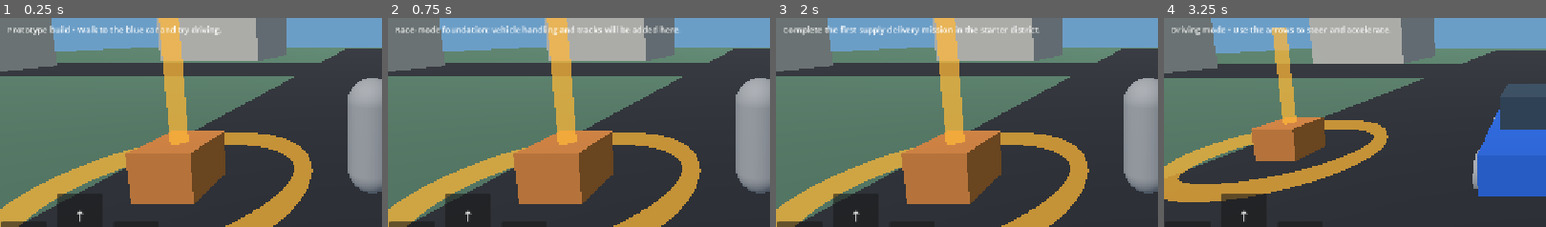
Above: before the commit, frames 1-4 (left to right).
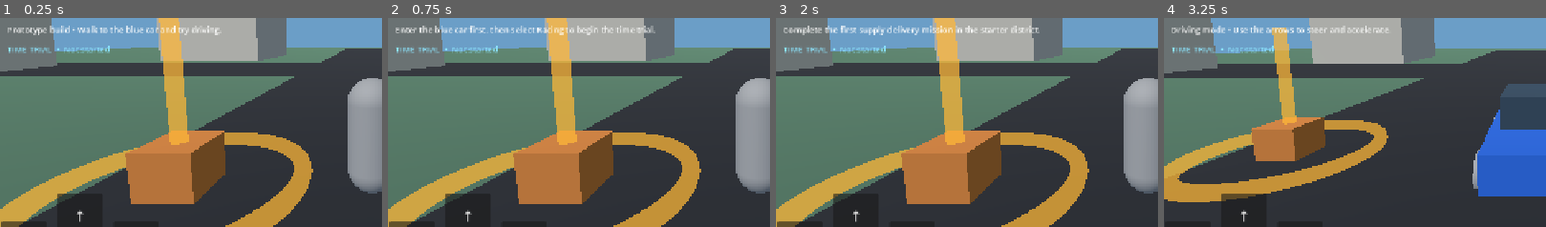
Above: after the commit, the same moments.

Repository: newgenerationnetwork617-ops/one-man-squad
Game: Godot game, scene res://scenes/main.tscn
The game is run twice, just before and just after one commit, with the same random seed, the same clock (stepped at 60 frames per second) and the same inputs.
Inputs:
- Up to frame 1 (0.25 s): no input
- Up to frame 2 (0.75 s): click "Racing" at 0.5 s
- Up to frame 3 (2 s): click "Adventure" at 1.25 s
- Up to frame 4 (3.25 s): click "Adventure" at 2 s; click "ENTER CAR" at 2.75 s
The pictures show only the part of the screen within x 1-51%, y 37-87%; the shares and areas given below are measured in that part.

The runs differ from the first frame. In frame 1, 0.4% of the frame differs, in the area x 2-29%, y 13-17%; in frame 2, 1.6%, in the area x 2-77%, y 3-17%; in frame 3, 0.4%; in frame 4, 0.4%.

Commit message:
Add checkpoint-based driving time trial

Diff:
--- a/scripts/main.gd
+++ b/scripts/main.gd
@@ -13,6 +13,11 @@
 var pickup_area: Area3D
 var delivery_area: Area3D
 var mission_label: Label
+var race_label: Label
+var race_checkpoints: Array[Area3D] = []
+var race_active := false
+var race_checkpoint_index := 0
+var race_elapsed := 0.0
 
 func _ready() -> void:
 	_build_environment()
@@ -21,6 +26,11 @@
 	_spawn_vehicle()
 	_build_adventure_mission()
 	_build_interface()
+
+func _process(delta: float) -> void:
+	if race_active:
+		race_elapsed += delta
+		race_label.text = "TIME TRIAL  •  %05.2f s" % race_elapsed
 
 func _build_environment() -> void:
 	var world_environment := WorldEnvironment.new()
@@ -127,7 +137,7 @@
 	root.add_child(activity_box)
 	_add_activity_button(activity_box, "Adventure", "Complete the first supply delivery mission in the starter district.")
 	_add_activity_button(activity_box, "Competition", "Challenge-zone foundation: objective-based AI rounds will be added here.")
-	_add_activity_button(activity_box, "Racing", "Race-mode foundation: vehicle handling and tracks will be added here.")
+	_add_activity_button(activity_box, "Racing", "Start a short driving time trial.")
 
 	mission_label = Label.new()
 	mission_label.text = "MISSION 01  •  Find the supply crate"
@@ -142,6 +152,13 @@
 	status_label.add_theme_font_size_override("font_size", 14)
 	status_label.add_theme_color_override("font_color", Color.WHITE)
 	root.add_child(status_label)
+
+	race_label = Label.new()
+	race_label.text = "TIME TRIAL  •  Not started"
+	race_label.position = Vector2(28, 318)
+	race_label.add_theme_font_size_override("font_size", 14)
+	race_label.add_theme_color_override("font_color", Color(0.55, 0.9, 1.0))
+	root.add_child(race_label)
 
 	drive_button = Button.new()
 	drive_button.text = "ENTER CAR"
@@ -259,14 +276,83 @@
 		drive_button.text = "ENTER CAR"
 		status_label.text = "On foot • Explore the starter district."
 
+func _start_time_trial() -> void:
+	if not is_driving:
+		status_label.text = "Enter the blue car first, then select Racing to begin the time trial."
+		return
+	if race_active:
+		status_label.text = "Time trial already in progress • Pass the glowing checkpoints in order."
+		return
+	race_active = true
+	race_elapsed = 0.0
+	race_checkpoint_index = 0
+	for checkpoint in race_checkpoints:
+		if is_instance_valid(checkpoint):
+			checkpoint.queue_free()
+	race_checkpoints.clear()
+	var checkpoint_positions: Array[Vector3] = [
+		Vector3(0.0, 0.0, -3.0),
+		Vector3(0.0, 0.0, -16.0),
+		Vector3(0.0, 0.0, -29.0),
+		Vector3(0.0, 0.0, -37.0)
+	]
+	for index in range(checkpoint_positions.size()):
+		var marker_color := Color(0.2, 0.85, 1.0) if index < checkpoint_positions.size() - 1 else Color(1.0, 0.82, 0.2)
+		var checkpoint := _create_race_checkpoint(index, checkpoint_positions[index], marker_color)
+		race_checkpoints.append(checkpoint)
+	race_label.text = "TIME TRIAL  •  00.00 s"
+	status_label.text = "Checkpoint 1 of 4 • Drive through each glowing marker in order."
+
+func _create_race_checkpoint(index: int, target_position: Vector3, marker_color: Color) -> Area3D:
+	var area := Area3D.new()
+	area.name = "RaceCheckpoint_%02d" % index
+	area.position = target_position
+	add_child(area)
+	var collision := CollisionShape3D.new()
+	var shape := CylinderShape3D.new()
+	shape.radius = 3.4
+	shape.height = 3.0
+	collision.shape = shape
+	collision.position.y = 1.5
+	area.add_child(collision)
+	var ring := MeshInstance3D.new()
+	var ring_mesh := TorusMesh.new()
+	ring_mesh.inner_radius = 2.6
+	ring_mesh.outer_radius = 2.9
+	ring_mesh.rings = 8
+	ring_mesh.ring_segments = 16
+	ring.mesh = ring_mesh
+	var material := _material(marker_color)
+	material.shading_mode = BaseMaterial3D.SHADING_MODE_UNSHADED
+	ring.material_override = material
+	ring.position.y = 1.0
+	area.add_child(ring)
+	area.body_entered.connect(_on_race_checkpoint_entered.bind(index))
+	return area
+
+func _on_race_checkpoint_entered(body: Node3D, index: int) -> void:
+	if body != vehicle or not race_active or index != race_checkpoint_index:
+		return
+	race_checkpoints[index].queue_free()
+	race_checkpoint_index += 1
+	if race_checkpoint_index >= race_checkpoints.size():
+		race_active = false
+		race_label.text = "TIME TRIAL  •  FINISHED  •  %05.2f s" % race_elapsed
+		status_label.text = "Time trial complete • Your result is shown above."
+	else:
+		status_label.text = "Checkpoint %d of %d • Keep following the road." % [race_checkpoint_index + 1, race_checkpoints.size()]
+
 func _add_activity_button(parent: VBoxContainer, title: String, description: String) -> void:
 	var button := Button.new()
 	button.text = title
 	button.custom_minimum_size = Vector2(220, 48)
 	button.size_flags_horizontal = Control.SIZE_EXPAND_FILL
-	button.pressed.connect(func() -> void:
-		status_label.text = description
-	)
+	if title == "Racing":
+		button.pressed.connect(_start_time_trial)
+	else:
+		button.pressed.connect(func() -> void:
+			status_label.text = description
+		)
 	parent.add_child(button)
 
 func _add_touch_button(parent: Control, symbol: String, offset: Vector2, action_name: String) -> void:
